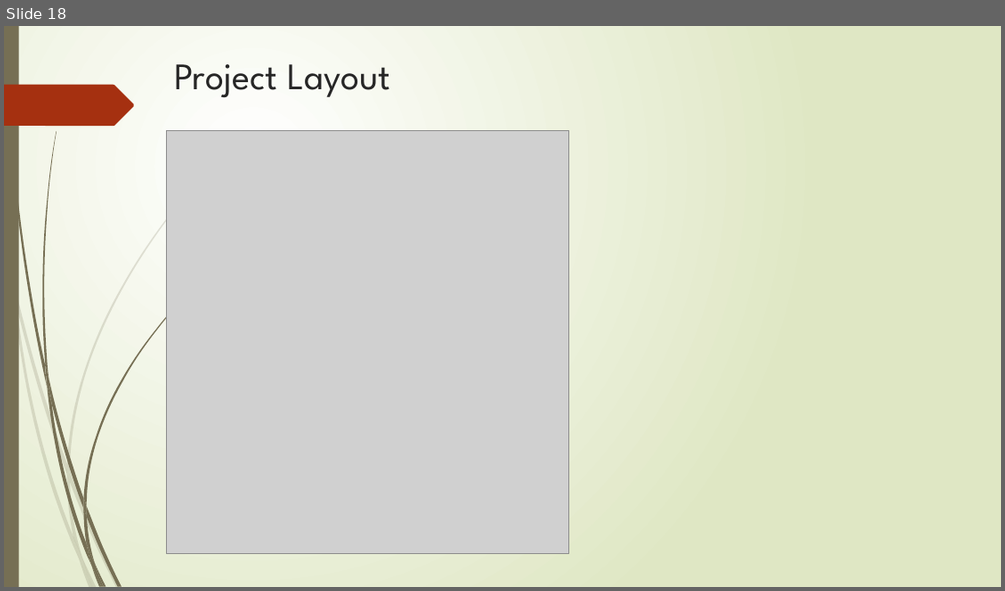
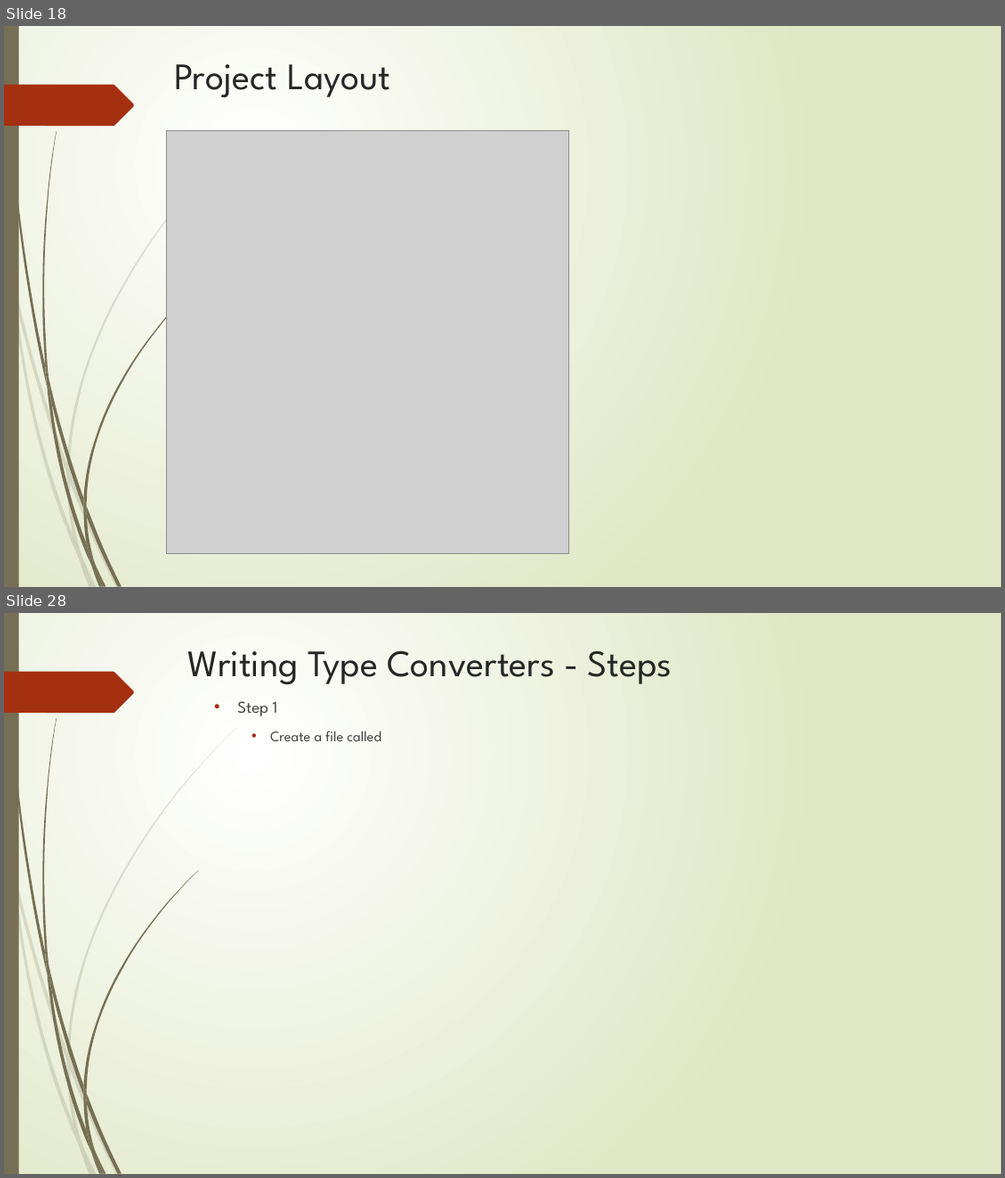
Before and after one commit to wgmartinez/apache-camel-tutorials, a slide deck: presentation/ApacheCamel.pptx. Shown one above the other, each under a label of ours: slide 18 before the commit, slides 18 and 28 after it; the slides between them are not shown. The pictures are 1005x591 and 1005x1178 pixels, drawn with LibreOffice and Linux fonts; fonts in the diff are those of the drawing; grey boxes stand for pictures. Boxes give left, top, right and bottom in pixels: in the first picture for what was removed or moved away, otherwise in the second. Text is boxed around its words. In the diff, an @@ line names an element or a change of style, - is before the commit and + after.

```diff
--- a/presentation/ApacheCamel.pptx
+++ b/presentation/ApacheCamel.pptx
@@ slide 28 added at (4,613,1001,1174), background gradient #FFFFFF to #DFE8C4; not listed: 24 template elements that a slide beside it also shows @@
@@ title added at (187,651,672,685), 36 pt, text #262626 @@
+Writing Type Converters - Steps
@@ text added at (237,701,381,741), 14 pt, text #404040 @@
+  • Step 1
+    • Create a file called
```
Also in this commit, not shown: 8 slides changed, 10 other slides added, 1 other file.
